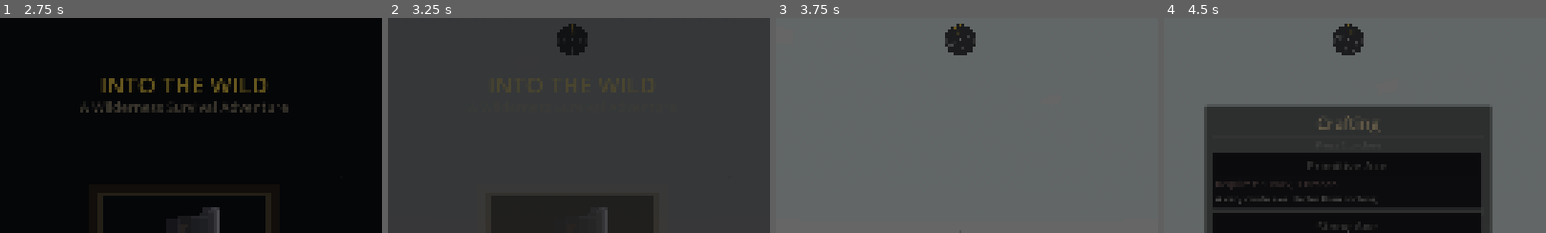
Above: before the commit, frames 1-4 (left to right).
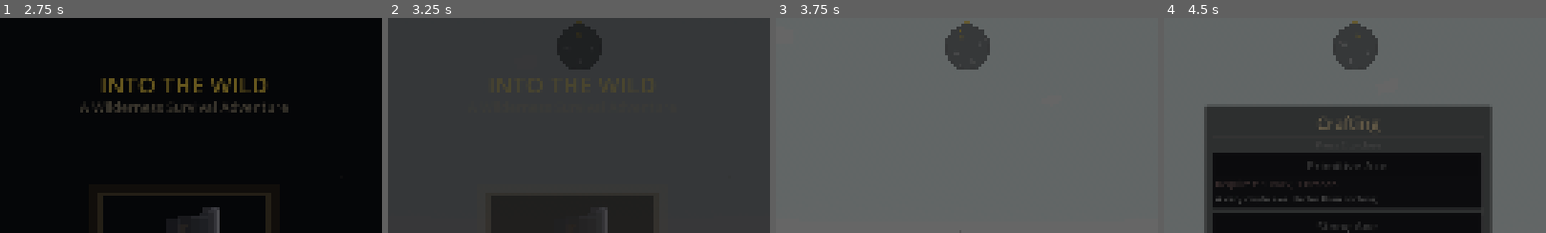
Above: after the commit, the same moments.

Repository: adchamberlain/into-the-wild
Game: Godot game, scene res://scenes/main.tscn
The game is run twice, just before and just after one commit, with the same random seed, the same clock (stepped at 60 frames per second) and the same inputs.
Inputs (mouse positions are % of the whole screen's width and height, from its top left):
- Up to frame 1 (2.75 s): tap Enter at 0.5, 2 s; move the mouse to (55, 50) at 0.52 s; hold C (crouch) 0.53-1.28 s; hold W (move_forward) from 0.53 s (still down); click (55, 50) at 0.67 s; tap Space (jump) at 0.77, 1.07, 1.25, 1.52, 1.82 s; move the mouse to (45, 50) at 1.27 s; tap T (cycle_ammo) at 1.35 s; move the mouse to (52, 48) at 2.02 s; hold F (eat) from 2.03 s (still down)
- Up to frame 2 (3.25 s): keep holding W (move_forward); move the mouse to (49, 52) at 2.77 s; release F (eat) at 2.78 s; tap E (interact) at 2.85 s; click (49, 52) at 2.92 s; tap Space (jump) at 3.02 s
- Up to frame 3 (3.75 s): keep holding W (move_forward); tap Space (jump) at 3.32 s; move the mouse to (57, 51) at 3.52 s; hold M (move_structure) from 3.53 s (still down)
- Up to frame 4 (4.5 s): keep holding W (move_forward); tap Space (jump) at 3.77, 4.07 s; move the mouse to (42, 49) at 4.27 s; release M (move_structure) at 4.28 s; tap X (open_crafting) at 4.35 s
The pictures show only the part of the screen within x 26-76%, y 0-50%; the shares and areas given below are measured in that part.

Frame 1 is identical in both runs. In frame 2, 0.2% of the frame differs, in the area x 44-56%, y 1-24%; in frame 3, 2.0%; in frame 4, 2.0%.

Commit message:
Scale compass rose 1.5x with transparency, fix carved tree arrow direction
Compass widget: all layout constants scaled 1.5x (radius 45->67.5),
added transparency to all colors, scaled line widths and font sizes.

Carved tree: mirrored arrow to point east in world space to match the
clue text direction.

Co-Authored-By: Claude Opus 4.6 <noreply@anthropic.com>

Diff:
--- a/scripts/ui/compass_widget.gd
+++ b/scripts/ui/compass_widget.gd
@@ -5,23 +5,23 @@
 
 const HUD_FONT: Font = preload("res://resources/hud_font.tres")
 
-# Layout
-const RADIUS: float = 45.0
-const TICK_OUTER: float = 43.0
-const TICK_INNER_CARDINAL: float = 33.0
-const TICK_INNER_INTER: float = 37.0
-const LABEL_RADIUS: float = 27.0
-const CENTER_DOT_RADIUS: float = 3.0
-const CHEVRON_SIZE: float = 7.0
+# Layout (1.5x scaled)
+const RADIUS: float = 67.5
+const TICK_OUTER: float = 64.5
+const TICK_INNER_CARDINAL: float = 49.5
+const TICK_INNER_INTER: float = 55.5
+const LABEL_RADIUS: float = 40.5
+const CENTER_DOT_RADIUS: float = 4.5
+const CHEVRON_SIZE: float = 10.5
 
-# Colors
-const BG_COLOR: Color = Color(0.1, 0.1, 0.12, 0.8)
-const RING_COLOR: Color = Color(0.5, 0.5, 0.5, 0.8)
-const TICK_COLOR: Color = Color(0.7, 0.7, 0.7, 0.9)
-const NORTH_COLOR: Color = Color(1.0, 0.85, 0.3, 1.0)
-const LABEL_COLOR: Color = Color(0.9, 0.9, 0.9, 1.0)
-const CENTER_COLOR: Color = Color(0.9, 0.9, 0.9, 0.9)
-const CHEVRON_COLOR: Color = Color(1.0, 0.85, 0.3, 1.0)
+# Colors (with transparency)
+const BG_COLOR: Color = Color(0.1, 0.1, 0.12, 0.5)
+const RING_COLOR: Color = Color(0.5, 0.5, 0.5, 0.55)
+const TICK_COLOR: Color = Color(0.7, 0.7, 0.7, 0.65)
+const NORTH_COLOR: Color = Color(1.0, 0.85, 0.3, 0.75)
+const LABEL_COLOR: Color = Color(0.9, 0.9, 0.9, 0.75)
+const CENTER_COLOR: Color = Color(0.9, 0.9, 0.9, 0.65)
+const CHEVRON_COLOR: Color = Color(1.0, 0.85, 0.3, 0.75)
 
 # Cardinal directions: name, base angle (world space, N = -Z = 0)
 # Clockwise from 12 o'clock: N(0), E(PI/2), S(PI), W(-PI/2)
@@ -57,7 +57,7 @@
 	draw_circle(center, RADIUS + 5, BG_COLOR)
 
 	# 2. Outer ring
-	_draw_ring(center, RADIUS, RING_COLOR, 2.0)
+	_draw_ring(center, RADIUS, RING_COLOR, 3.0)
 
 	# 3. Tick marks (cardinal = longer, intercardinal = shorter)
 	for card: Dictionary in CARDINALS:
@@ -65,20 +65,20 @@
 		var outer: Vector2 = center + Vector2(sin(angle), -cos(angle)) * TICK_OUTER
 		var inner: Vector2 = center + Vector2(sin(angle), -cos(angle)) * TICK_INNER_CARDINAL
 		var color: Color = NORTH_COLOR if card.label == "N" else TICK_COLOR
-		draw_line(inner, outer, color, 2.0)
+		draw_line(inner, outer, color, 3.0)
 
 	for inter_angle: float in INTERCARDINALS:
 		var angle: float = inter_angle + player_yaw
 		var outer: Vector2 = center + Vector2(sin(angle), -cos(angle)) * TICK_OUTER
 		var inner: Vector2 = center + Vector2(sin(angle), -cos(angle)) * TICK_INNER_INTER
-		draw_line(inner, outer, TICK_COLOR, 1.5)
+		draw_line(inner, outer, TICK_COLOR, 2.25)
 
 	# 4. Cardinal labels (N/E/S/W) at rotated positions
 	for card: Dictionary in CARDINALS:
 		var angle: float = card.angle + player_yaw
 		var label_pos: Vector2 = center + Vector2(sin(angle), -cos(angle)) * LABEL_RADIUS
 		var color: Color = NORTH_COLOR if card.label == "N" else LABEL_COLOR
-		var font_size: int = 16 if card.label == "N" else 14
+		var font_size: int = 24 if card.label == "N" else 21
 		var text_size: Vector2 = HUD_FONT.get_string_size(card.label, HORIZONTAL_ALIGNMENT_CENTER, -1, font_size)
 		draw_string(HUD_FONT, label_pos - Vector2(text_size.x / 2.0, -text_size.y / 3.0), card.label, HORIZONTAL_ALIGNMENT_CENTER, -1, font_size, color)
 
--- a/scripts/world/trail_carved_tree.gd
+++ b/scripts/world/trail_carved_tree.gd
@@ -88,14 +88,14 @@
 	add_child(carved_face)
 
 	# ===== ARROW CARVING =====
-	# Arrow made of thin dark strips on the carved face, pointing right (east)
+	# Arrow made of thin dark strips on the carved face, pointing left in local space (east in world)
 	# Horizontal shaft
 	var arrow_shaft: MeshInstance3D = MeshInstance3D.new()
 	var shaft_mesh: BoxMesh = BoxMesh.new()
 	shaft_mesh.size = Vector3(0.35, 0.03, 0.01)
 	arrow_shaft.mesh = shaft_mesh
 	arrow_shaft.material_override = _arrow_mat
-	arrow_shaft.position = Vector3(-0.02, 1.45, 0.425)
+	arrow_shaft.position = Vector3(0.02, 1.45, 0.425)
 	add_child(arrow_shaft)
 
 	# Upper arrowhead line (angled strip)
@@ -104,8 +104,8 @@
 	upper_mesh.size = Vector3(0.15, 0.03, 0.01)
 	arrow_upper.mesh = upper_mesh
 	arrow_upper.material_override = _arrow_mat
-	arrow_upper.position = Vector3(0.13, 1.49, 0.425)
-	arrow_upper.rotation_degrees = Vector3(0, 0, 40)
+	arrow_upper.position = Vector3(-0.13, 1.49, 0.425)
+	arrow_upper.rotation_degrees = Vector3(0, 0, -40)
 	add_child(arrow_upper)
 
 	# Lower arrowhead line (angled strip)
@@ -114,8 +114,8 @@
 	lower_mesh.size = Vector3(0.15, 0.03, 0.01)
 	arrow_lower.mesh = lower_mesh
 	arrow_lower.material_override = _arrow_mat
-	arrow_lower.position = Vector3(0.13, 1.41, 0.425)
-	arrow_lower.rotation_degrees = Vector3(0, 0, -40)
+	arrow_lower.position = Vector3(-0.13, 1.41, 0.425)
+	arrow_lower.rotation_degrees = Vector3(0, 0, 40)
 	add_child(arrow_lower)
 
 	# ===== CANOPY =====
